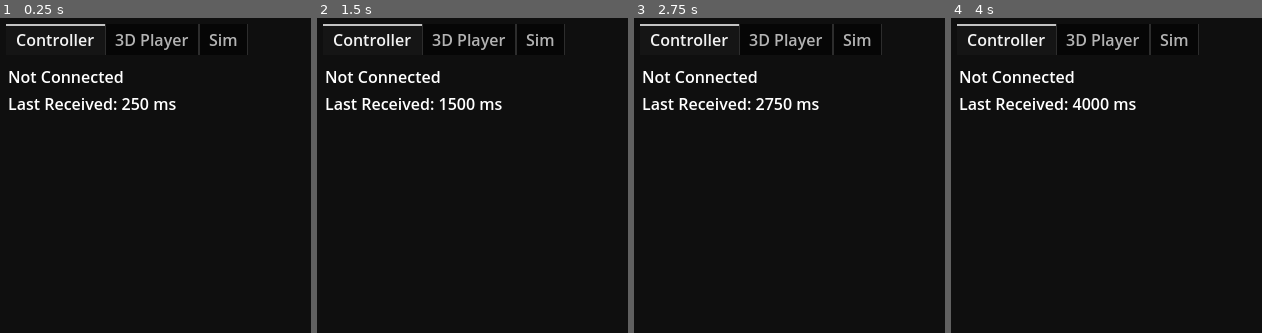
Above: before the commit, frames 1-4 (left to right).
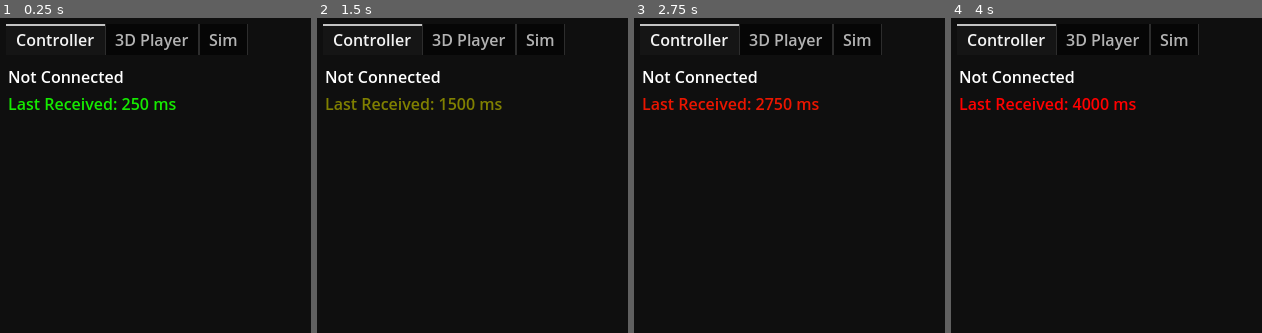
Above: after the commit, the same moments.

Repository: utahrobotics/lunadev-2024
Game: Godot game, scene res://main.tscn
Same seed, same stepped clock (60 frames per second), same inputs: the game is played once before the commit and once after it.
Inputs (mouse positions are % of the whole screen's width and height, from its top left):
- Up to frame 1 (0.25 s): no input
- Up to frame 2 (1.5 s): tap Enter at 0.5, 1.25 s; drag from (83, 83) to (61, 28) at 0.52 s; drag from (29, 56) to (45, 71) at 1.27 s
- Up to frame 3 (2.75 s): tap Enter at 2 s; move the mouse to (61, 28) at 2.02 s; click (61, 28) at 2.17 s
- Up to frame 4 (4 s): tap Enter at 2.75, 3.5 s; drag from (45, 71) to (19, 35) at 2.77 s; move the mouse to (81, 66) at 3.52 s; click (81, 66) at 3.67 s
The pictures show only the part of the screen within x 0-50%, y 0-50%; the shares and areas given below are measured in that part.

The runs differ from the first frame. In frame 1, 0.9% of the frame differs, in the area x 2-57%, y 25-30%; in frame 2, 1.0%; in frame 3, 1.0%; in frame 4, 1.0%, in the area x 2-60%, y 25-30%.

Commit message:
lunabase tweaks

Diff:
--- a/lunabase/lunabot.gd
+++ b/lunabase/lunabot.gd
@@ -46,8 +46,8 @@
 
 
 class Statistics:
-	var data_received: int
-	var packet_loss: int
+	var data_received: float
+	var packet_loss: float
 	var delta: float
 
 
--- a/lunabase/main.tscn
+++ b/lunabase/main.tscn
@@ -61,6 +61,8 @@
 script/source = "extends Label
 
 
+const TOO_LONG := 3.0
+
 var timer := 0.0
 
 
@@ -76,6 +78,9 @@
 		text = \"Last Received: 10000+ ms\"
 	else:
 		text = \"Last Received: %s ms\" % [roundi(timer * 1000)]
+	var strength := minf(timer, TOO_LONG) / TOO_LONG
+	modulate.g = 1.0 - strength
+	modulate.r = strength
 "
 
 [sub_resource type="GDScript" id="GDScript_67ds2"]
@@ -622,6 +627,7 @@
 script = SubResource("GDScript_wemvy")
 
 [node name="LastReceived" type="Label" parent="Controller/Control/VBoxContainer3"]
+modulate = Color(0, 1, 0, 1)
 layout_mode = 2
 size_flags_horizontal = 0
 text = "Last Received:"
@@ -817,7 +823,7 @@
 [node name="SubViewport" type="SubViewport" parent="Sim/AspectRatioContainer/SubViewportContainer"]
 handle_input_locally = false
 msaa_3d = 1
-size = Vector2i(628, 348)
+size = Vector2i(2, 2)
 render_target_update_mode = 0
 
 [node name="Node3D" type="Node3D" parent="Sim/AspectRatioContainer/SubViewportContainer/SubViewport"]
